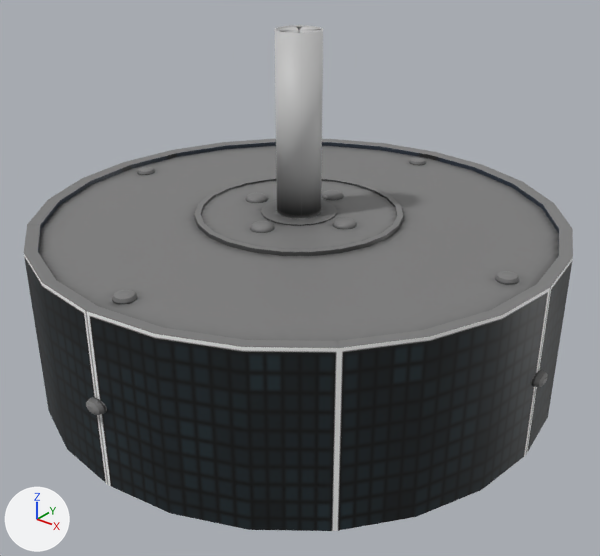
One commit to the FBX model HS-303/Intelsat II.fbx: the scene before it, then after it.
One viewpoint serves both versions: a 50 mm lens placed at (0.805, -1.004, 0.716), pointed at (0.014, -0.015, 0.102). The axes (+X, +Y, +Z) are drawn at lower left. The lights are the same throughout. Where no turn or scale is listed for an object, it has been applied to the vertices. Vertices at the same position are counted once.

Before the edit, the objects in view are built like this:
```python
ob_antenna = bpy.data.objects.new('Antenna', me_cylinder_001)
ob_antenna.location = (0.0, 0.0, -0.092)
ob_body = bpy.data.objects.new('Body', me_cylinder_017)
ob_body.location = (0.0, 0.0, 0.066)
ob_cylinder_001 = bpy.data.objects.new('Cylinder.001', me_cylinder_014)
ob_cylinder_001.location = (0.0, 0.0, 0.192)
ob_cylinder_010 = bpy.data.objects.new('Cylinder.010', me_cylinder_026)
ob_cylinder_010.location = (0.0, 0.0, 0.192)
ob_cylinder_012 = bpy.data.objects.new('Cylinder.012', me_cylinder_029)
ob_cylinder_012.location = (0.0, 0.0, 0.192)
ob_cylinder_017 = bpy.data.objects.new('Cylinder.017', me_cylinder_020)
ob_cylinder_017.location = (0.0, 0.0, 0.192)
ob_cylinder_018 = bpy.data.objects.new('Cylinder.018', me_cylinder_031)
ob_cylinder_018.location = (0.0, 0.0, 0.0)
ob_cylinder_019 = bpy.data.objects.new('Cylinder.019', me_cylinder_038)
ob_cylinder_019.location = (0.0, 0.0, 0.0)
```
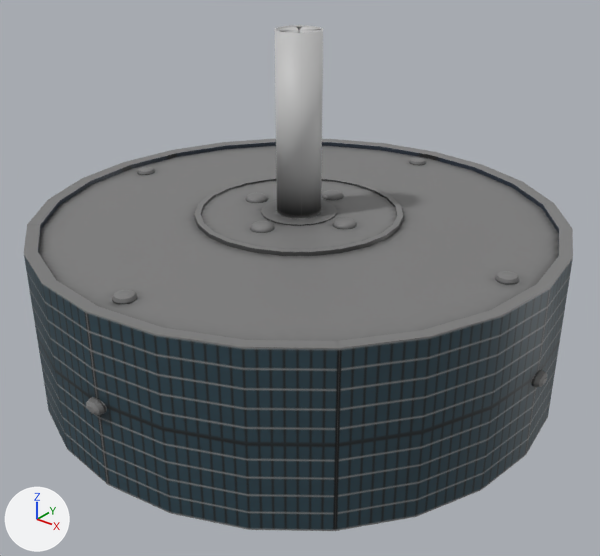
What the commit changed:
Picture 'intelsat_II_texture1.png' (img_intelsat_ii_texture1_png) is new.
Material 'Material' (mat_material) changes its picture from img_intelsat_ii_texture_png to img_intelsat_ii_texture1_png.
me_cylinder_017 has 506 vertices, 505 faces and spans x -0.438..0.438, y -0.438..0.438, z -0.281..0.152.
me_cylinder_017 is used by ob_body; location (0.0, 0.0, 0.066).
me_cylinder_017 part 1: texture (UV) coordinates of 24 of 505 faces, centred in x -0.43..0.43, y -0.43..0.43, z 0.004, changed; they spanned u 0.0..0.55, v 0.61..0.96 and now span u 0.01..0.56, v 0.58..0.96.

Location of each change, [x1, y1, x2, y2] in pixels of the pictures (600 x 556 px):
'Body', surface changed
    both: [24, 252, 573, 531]
part 1 of me_cylinder_017, surface changed
    both: [24, 254, 573, 531]
